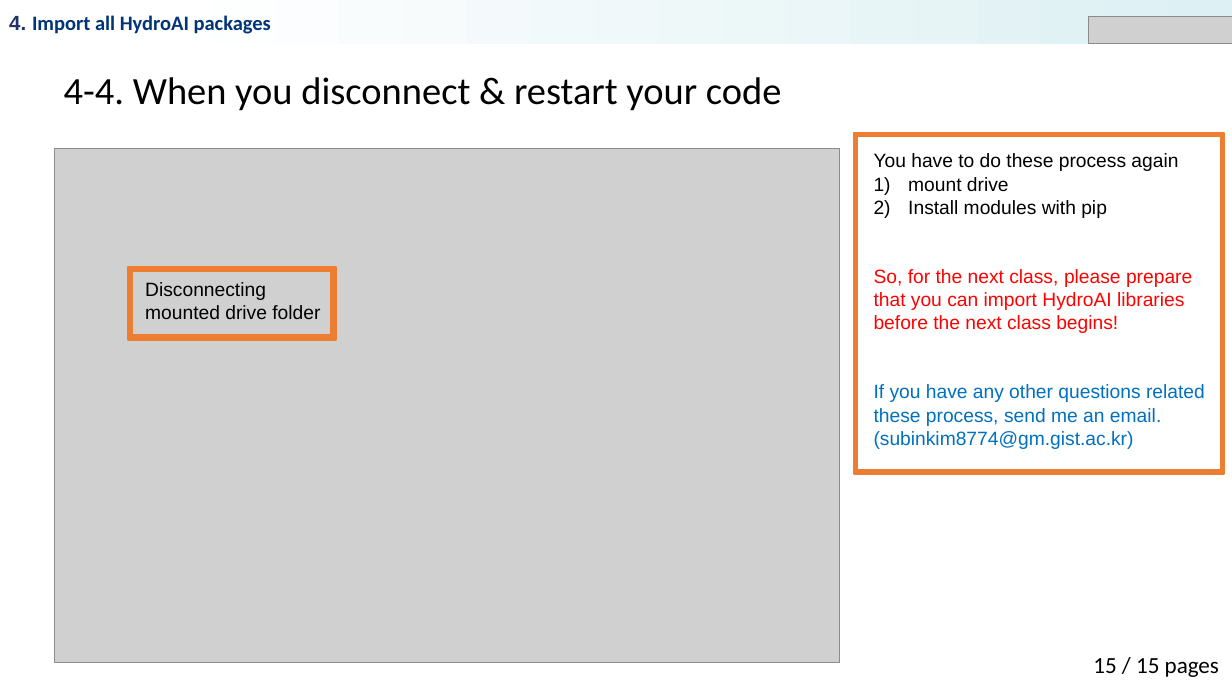
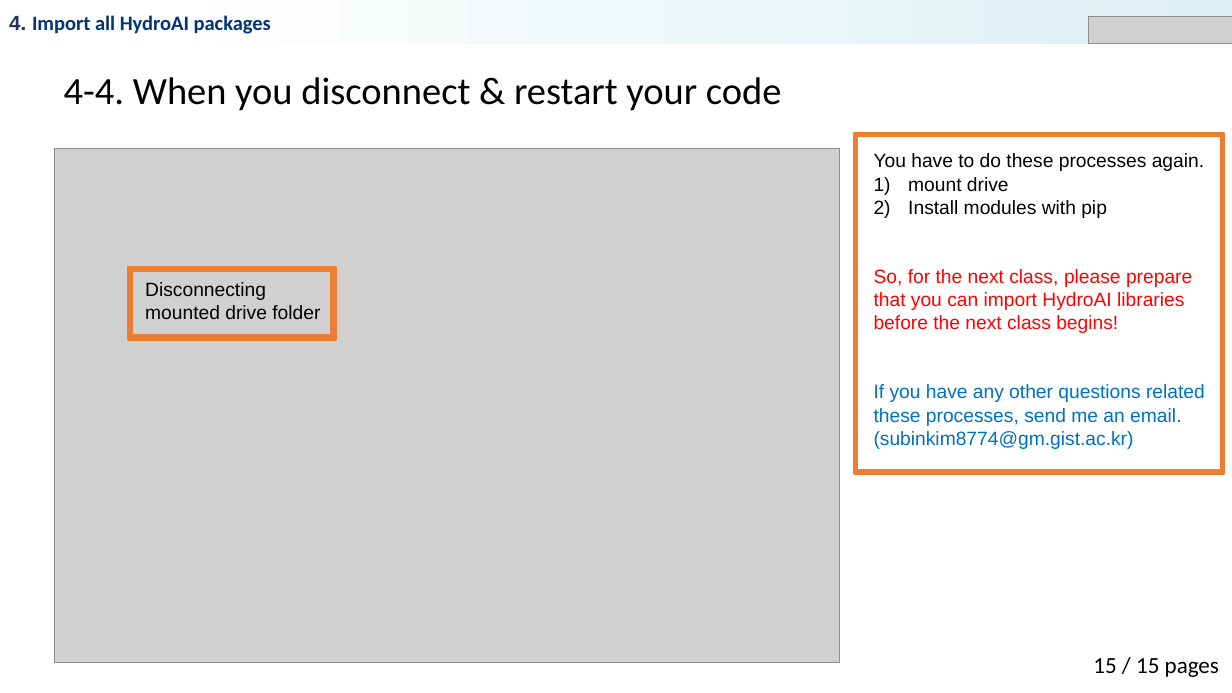
Before and after one commit to Hyunglok-Kim/EN5423, a slide deck: slide 17 of week01/Prerequisites/lecture_240228_SIEB.pptx. Drawn at 1232x693 pixels with LibreOffice and Linux fonts; fonts in the diff are those of the drawing; grey boxes stand for pictures. Boxes give left, top, right and bottom in pixels: in the first picture for what was removed or moved away, otherwise in the second. Text is boxed around its words. In the diff, an @@ line names an element or a change of style, - is before the commit and + after.

```diff
--- a/week01/Prerequisites/lecture_240228_SIEB.pptx
+++ b/week01/Prerequisites/lecture_240228_SIEB.pptx
@@ text at (874,153,1204,171): text changed @@
-You have to do these process again
+You have to do these processes again.
@@ text at (874,384,1205,426): text changed @@
-If you have any other questions related these process, send me an email.
+If you have any other questions related these processes, send me an email.
```
Also in this commit, not shown: 3 other slides changed, 8 other files.
